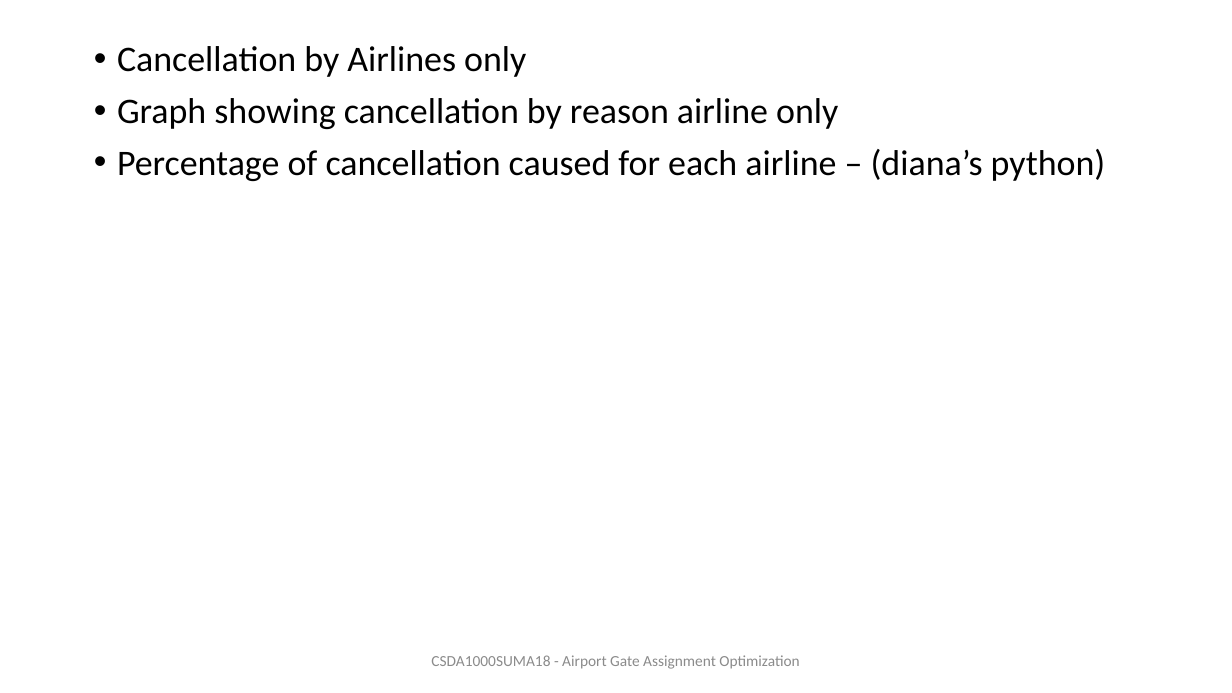
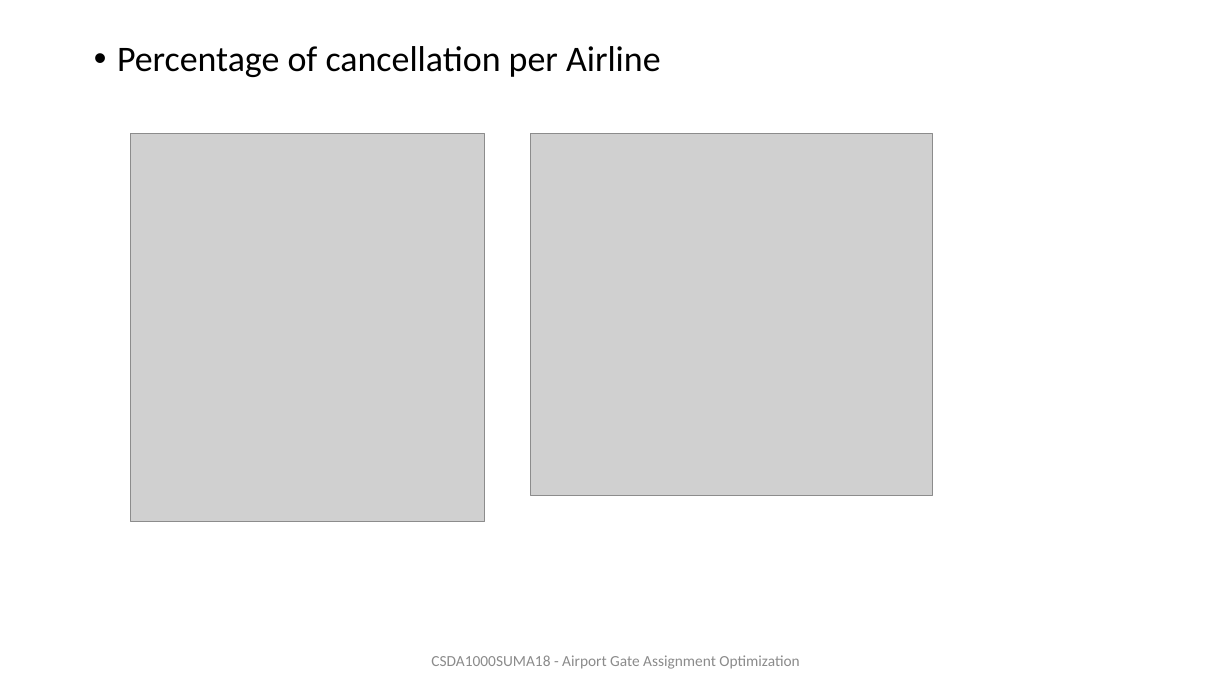
Before and after one commit to ivbsoftware/big-data-final, a slide deck: slide 8 of docs/slideshow/draft-Final Presentation.pptx (slide 9 before the commit). Drawn at 1232x693 pixels with LibreOffice and Linux fonts; fonts in the diff are those of the drawing; grey boxes stand for pictures. Boxes give left, top, right and bottom in pixels: in the first picture for what was removed or moved away, otherwise in the second. Text is boxed around its words. In the diff, an @@ line names an element or a change of style, - is before the commit and + after.

Commit message:
updated slideshow - Diana&Kate/uploaded excel
Airlines performance analysis

```diff
--- a/docs/slideshow/draft-Final Presentation.pptx
+++ b/docs/slideshow/draft-Final Presentation.pptx
@@ text at (117, 46, 661, 77): text changed @@
-• Cancellation by Airlines only
-• Graph showing cancellation by reason airline only
-• Percentage of cancellation caused for each airline – (diana’s python)
+• Percentage of cancellation per Airline
@@ picture added at (130, 133, 484, 521) @@
@@ picture added at (531, 133, 933, 495) @@
```
Also in this commit, not shown: 10 other slides changed, 1 slide added, 1 slide removed, 1 other file.
